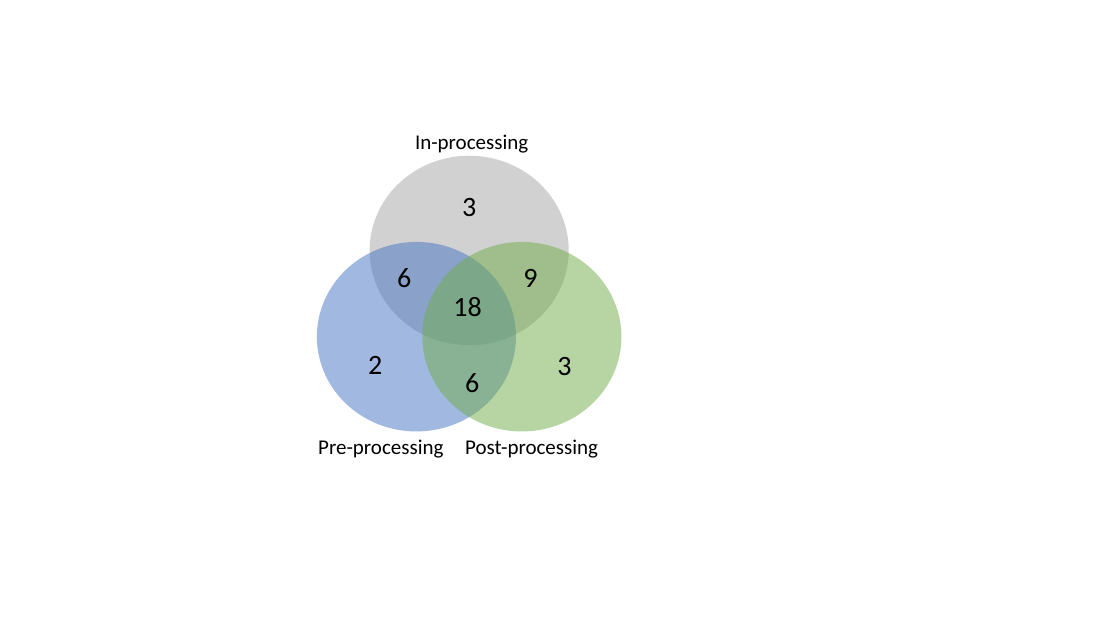
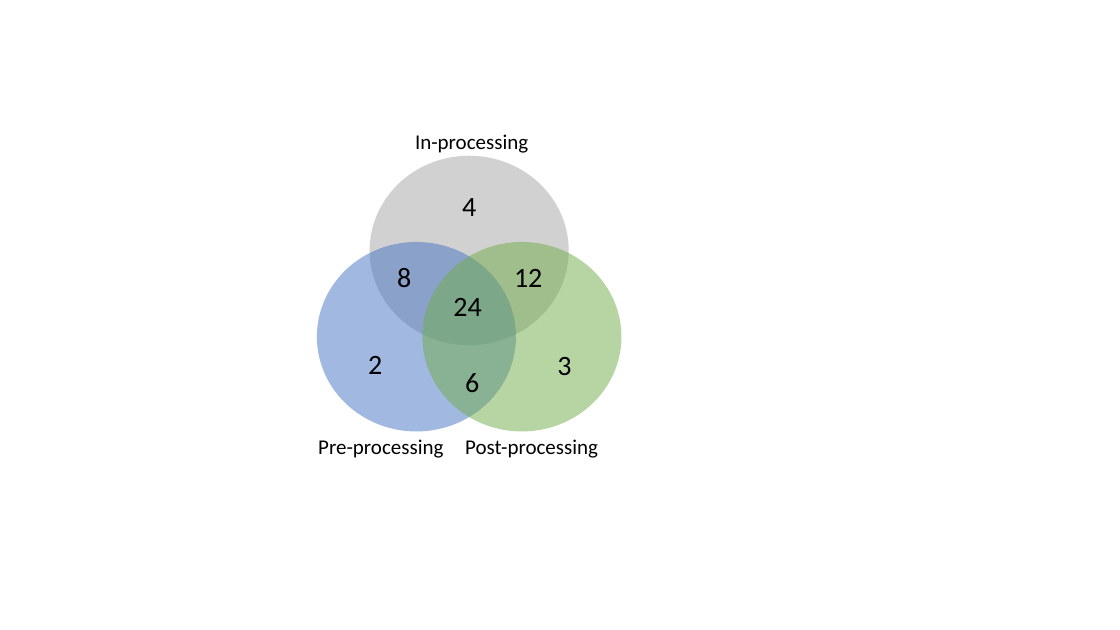
Before and after one commit to bhavyaghai/Cascaded-Debiasing, a slide deck: slide 3 of figures/cascade figures.pptx. Drawn at 1120x630 pixels with LibreOffice and Linux fonts; fonts in the diff are those of the drawing. Boxes give left, top, right and bottom in pixels: in the first picture for what was removed or moved away, otherwise in the second. Text is boxed around its words. In the diff, an @@ line names an element or a change of style, - is before the commit and + after.

```diff
--- a/figures/cascade figures.pptx
+++ b/figures/cascade figures.pptx
@@ text at box(462, 198, 476, 216): text changed @@
-3
+4
@@ text at box(397, 268, 411, 287): text changed @@
-6
+8
@@ text at box(514, 269, 542, 287): text changed @@
-9
+12
@@ text at box(453, 298, 481, 316): text changed @@
-18
+24
```
Also in this commit, not shown: 13 other files.
